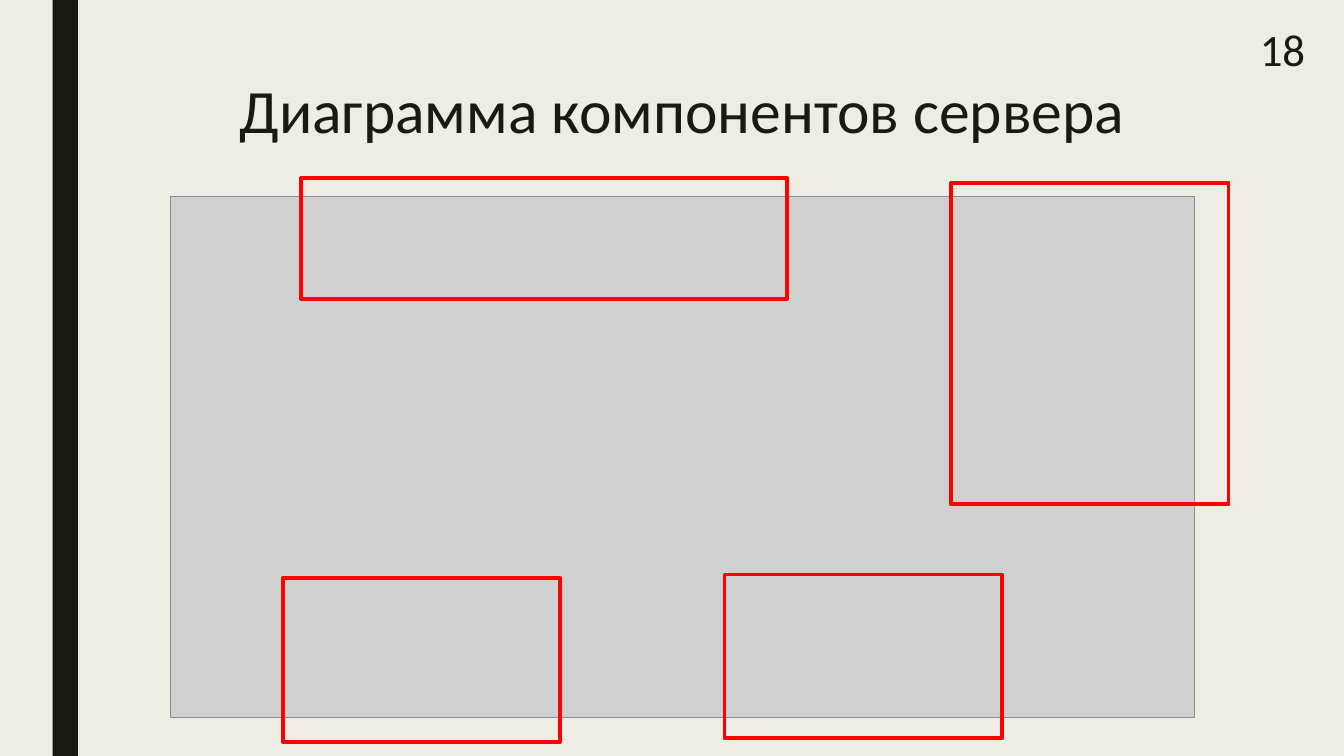
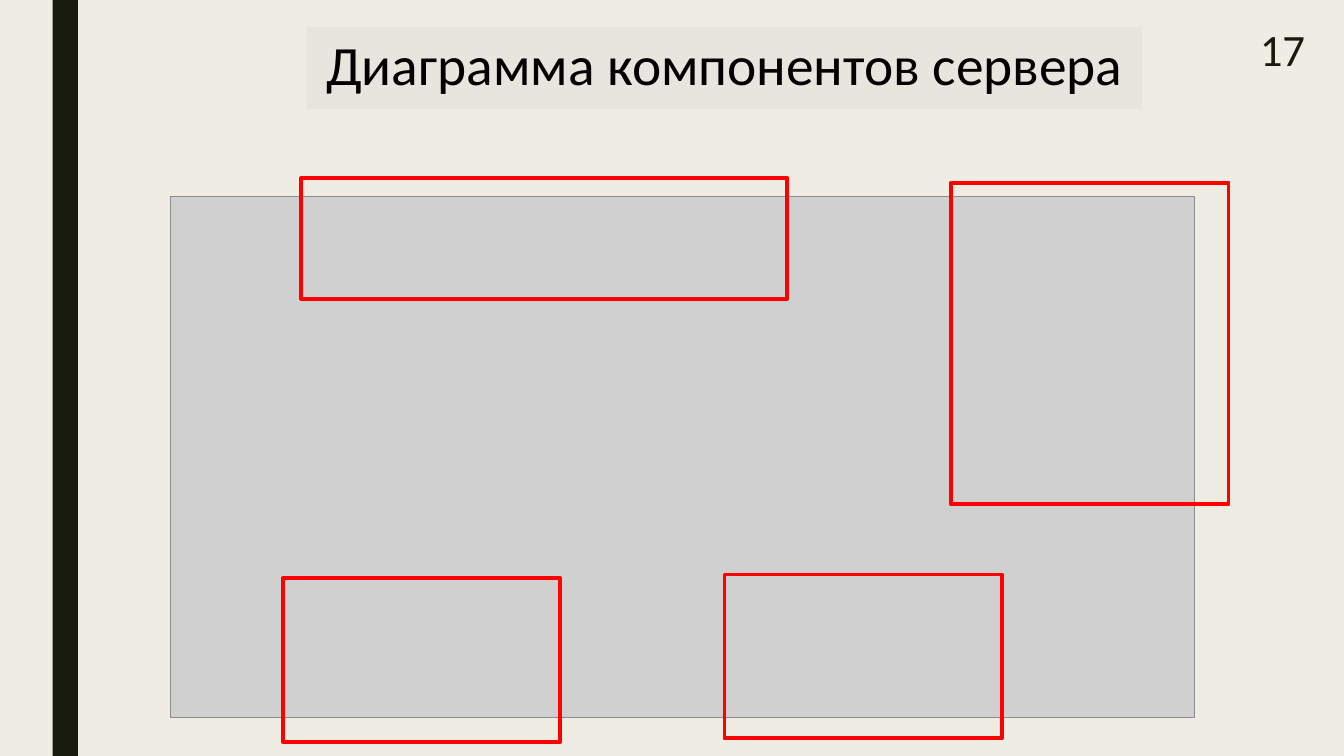
Before and after one commit to samarsky-canary/dragon, a slide deck: slide 17 of dizdocs/bakalavr.pptx (slide 18 before the commit). Drawn at 1344x756 pixels with LibreOffice and Linux fonts; fonts in the diff are those of the drawing; grey boxes stand for pictures. Boxes give left, top, right and bottom in pixels: in the first picture for what was removed or moved away, otherwise in the second. Text is boxed around its words. In the diff, an @@ line names an element or a change of style, - is before the commit and + after.

```diff
--- a/dizdocs/bakalavr.pptx
+++ b/dizdocs/bakalavr.pptx
@@ title "Диаграмма компонентов сервера": place and size @@
-title "Диаграмма компонентов сервера" at bbox=[239, 93, 1124, 143]
+title "Диаграмма компонентов сервера" at bbox=[307, 27, 1142, 109]
@@ title "Диаграмма компонентов сервера" at bbox=[307, 27, 1142, 109]: size 44 to 39.6 pt, text colour #191B0E to #000000; vertical alignment top to middle; fill none to #E8E5DF; outline none to #897B61 2.75 pt @@
@@ page number at bbox=[1260, 37, 1305, 66]: text changed @@
-18
+17
```
Also in this commit, not shown: 21 other slides changed, 1 slide added, 3 slides removed, 5 other files.
